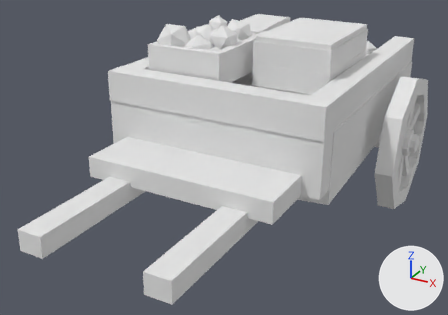
An edit to the Blender file Animations/CarriageMove.blend, drawn before and after from the same camera.
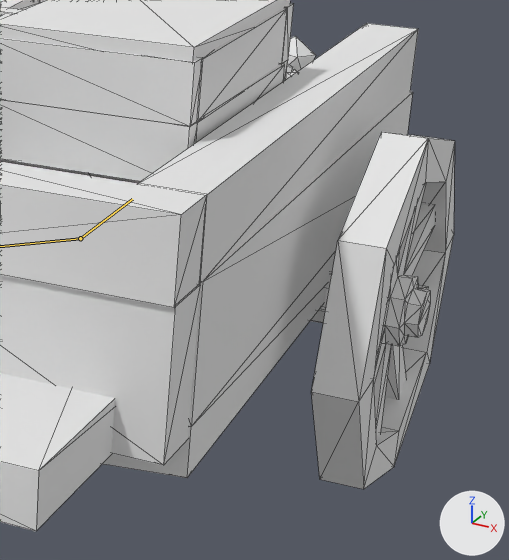
Old and new are each drawn whole from a camera (50 mm lens) standing at (2.38, -4.95, 2.89) and looking at (-0.1, -0.44, 0.64) and again close up on the part from 58% to 100% of the width and 9% to 75% of the height. Every picture has the same lights, and +X, +Y and +Z are marked at lower right. Both versions are drawn at frame 39 of the action 'ArmatureAction.001'; the numbers are the values there. The bones that bend it are drawn over the model as lines in the close-ups. The close-ups show mesh edges as thin lines.

In view in the first close-up: 'Carriage'.
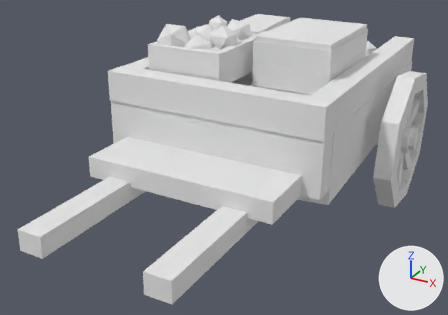
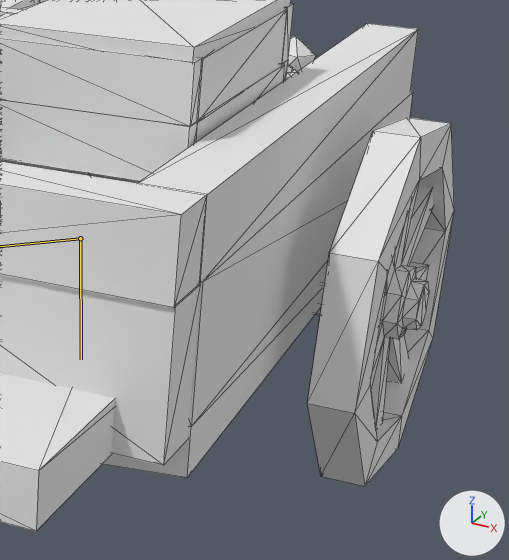
The change in detail:
Bone 'Wheels' (bone_wheels) moves from (0.0, 0.0, 0.0) to (0.006, -4.313, -0.003).
Bone 'Wheels' (bone_wheels) turns from (-79, 22, 27) to (-6, 0, 3) degrees about its own x, y and z.

Pixel boxes (x1, y1, x2, y2) of what changed, in the close-ups (509 x 560 px):
'Carriage', posed
    before: (0, 0, 455, 531)
    after: (0, 0, 454, 531)
bone 'Wheels', root to tip
    before: (80, 238) to (132, 199)
    after: (80, 238) to (81, 359)
